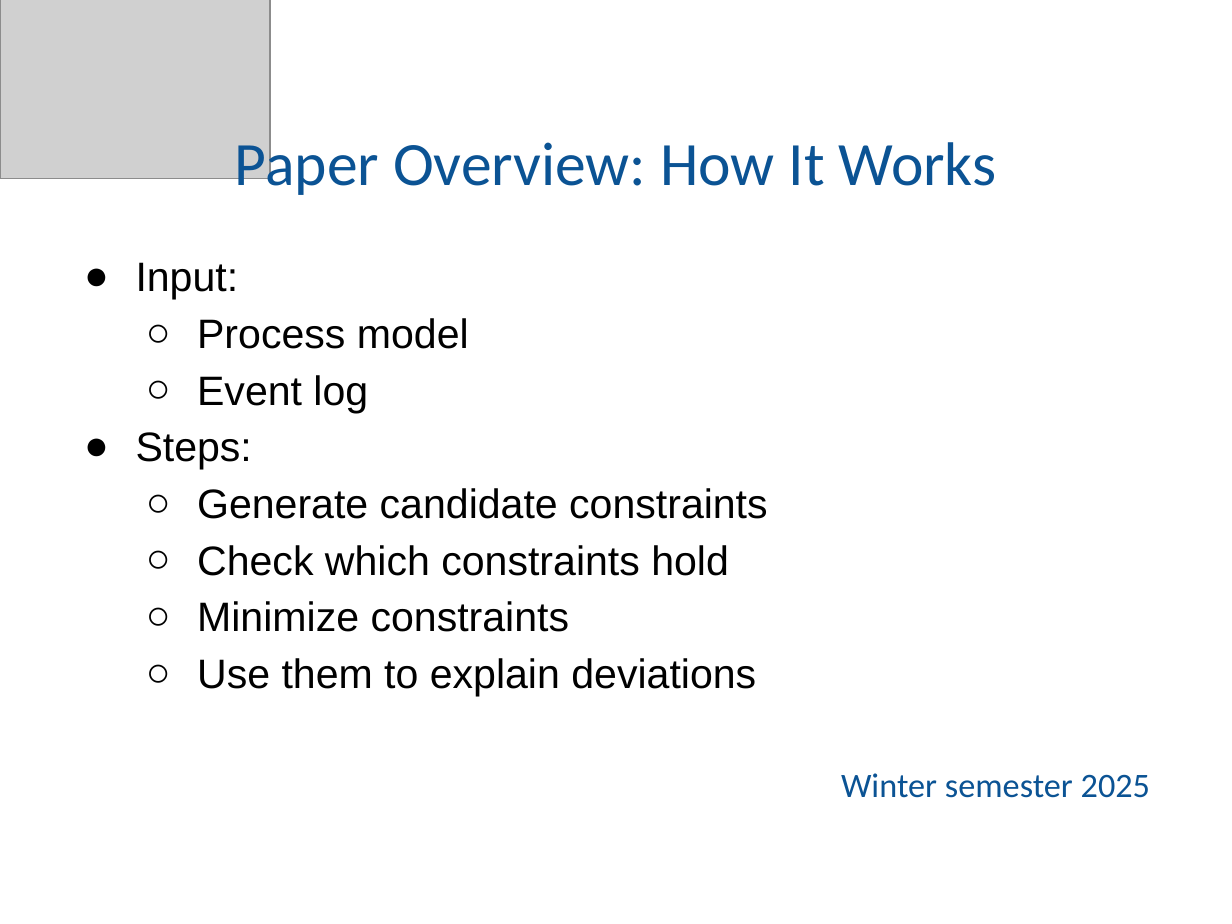
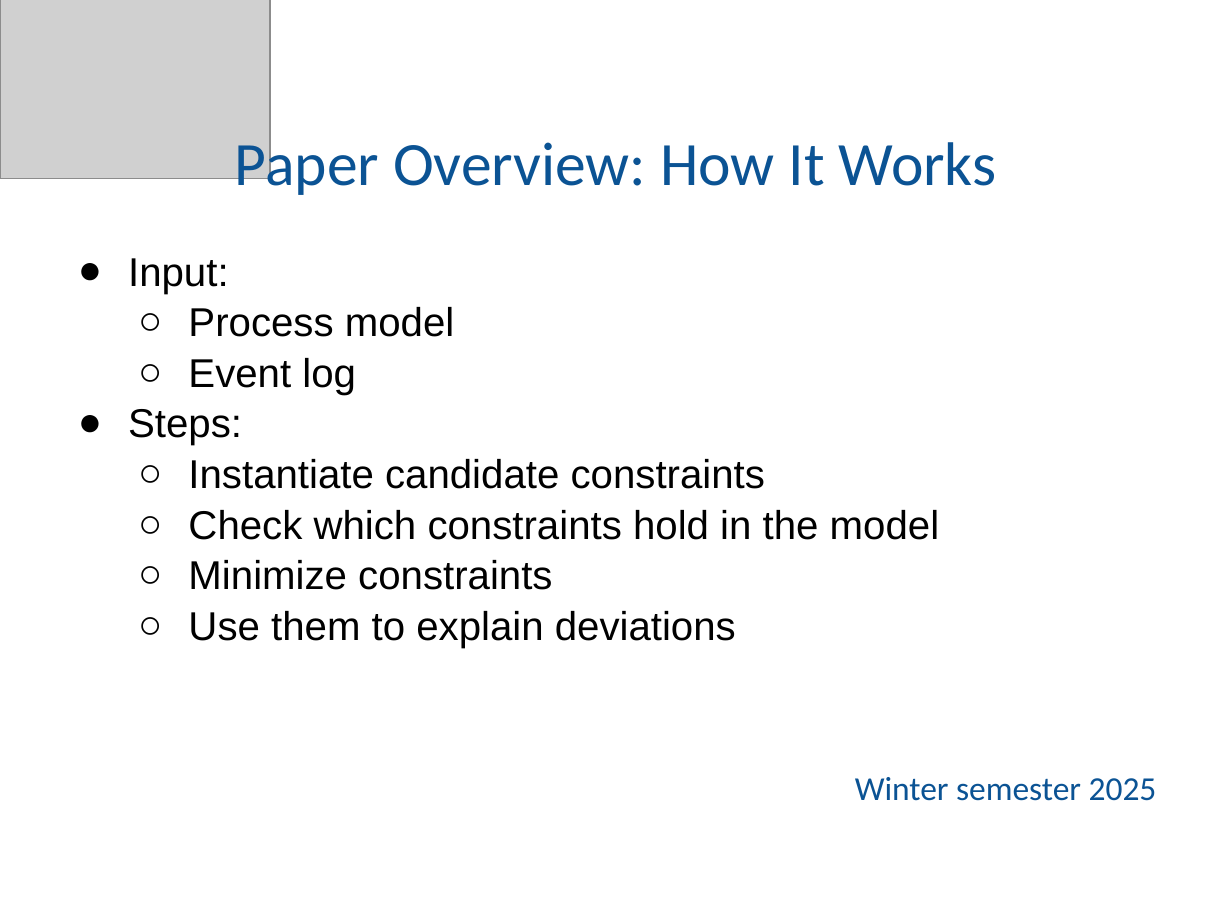
Before and after one commit to knikzad/process-mining-conformance-diagnostics-replication, a slide deck: slide 4 of presentation/Replication_Presentation.pptx. Drawn at 1232x924 pixels with LibreOffice and Linux fonts; fonts in the diff are those of the drawing; grey boxes stand for pictures. Boxes give left, top, right and bottom in pixels: in the first picture for what was removed or moved away, otherwise in the second. Text is boxed around its words. In the diff, an @@ line names an element or a change of style, - is before the commit and + after.

Commit message:
Presentation Slides + Pdf

```diff
--- a/presentation/Replication_Presentation.pptx
+++ b/presentation/Replication_Presentation.pptx
@@ text at bbox=[128, 258, 1157, 801]: size 24 to 23.5 pt in "Input:", "Process model", "Event log", "Steps:" and 2 more places; size 20 to 19.6 pt in "Winter semester 2025"; indent changed; line spacing 1.15 to 1.05; less space between paragraphs; line spacing 1 to 0.9 @@
@@ text at bbox=[188, 459, 939, 540]: text changed; size 24 to 23.5 pt @@
-  ○ Generate candidate constraints
-  ○ Check which constraints hold
+  ○ Instantiate candidate constraints
+  ○ Check which constraints hold in the model
```
Also in this commit, not shown: 11 other slides changed, 2 slides added, 1 other file.
